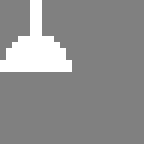
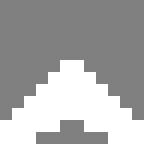
Layer changes from the first (144, 144) image to the second:
removed layer "Livello 2" over 0, 0, 66, 72
showed "Livello 1" over 0, 60, 144, 144
removed group "Gruppo 1" (9 layers) over 0, 0, 66, 72
removed layer "Rettangolo 4 copia 3" from group "Gruppo 1" over 0, 66, 60, 72
removed layer "Rettangolo 4 copia 6" (1st of 2, in "Gruppo 1") from group "Gruppo 1" over 54, 42, 60, 48
removed layer "Rettangolo 4 copia 6" (2nd of 2, in "Gruppo 1") from group "Gruppo 1" over 60, 48, 66, 60
removed layer "Rettangolo 4 copia 5" from group "Gruppo 1" over 12, 42, 18, 48
removed layer "Rettangolo 4 copia 4" from group "Gruppo 1" over 6, 48, 12, 60
removed layer "Rettangolo 4 copia" from group "Gruppo 1" over 0, 60, 6, 72
removed layer "Rettangolo 4" from group "Gruppo 1" over 18, 36, 54, 42
removed layer "Rettangolo 2 copia 5" from group "Gruppo 1" over 30, 0, 42, 42
